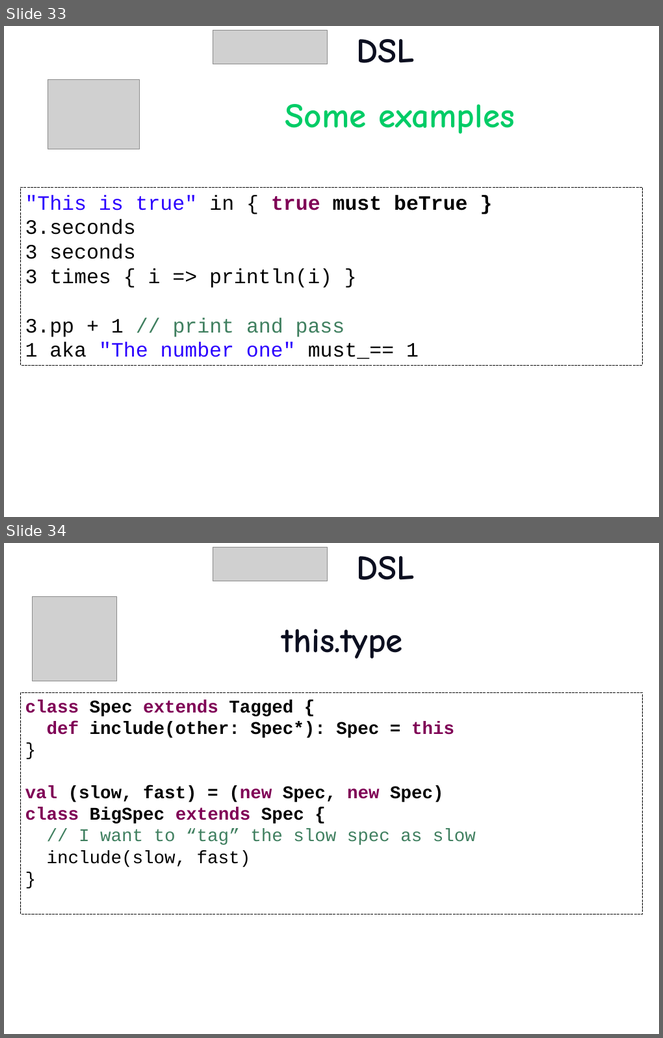
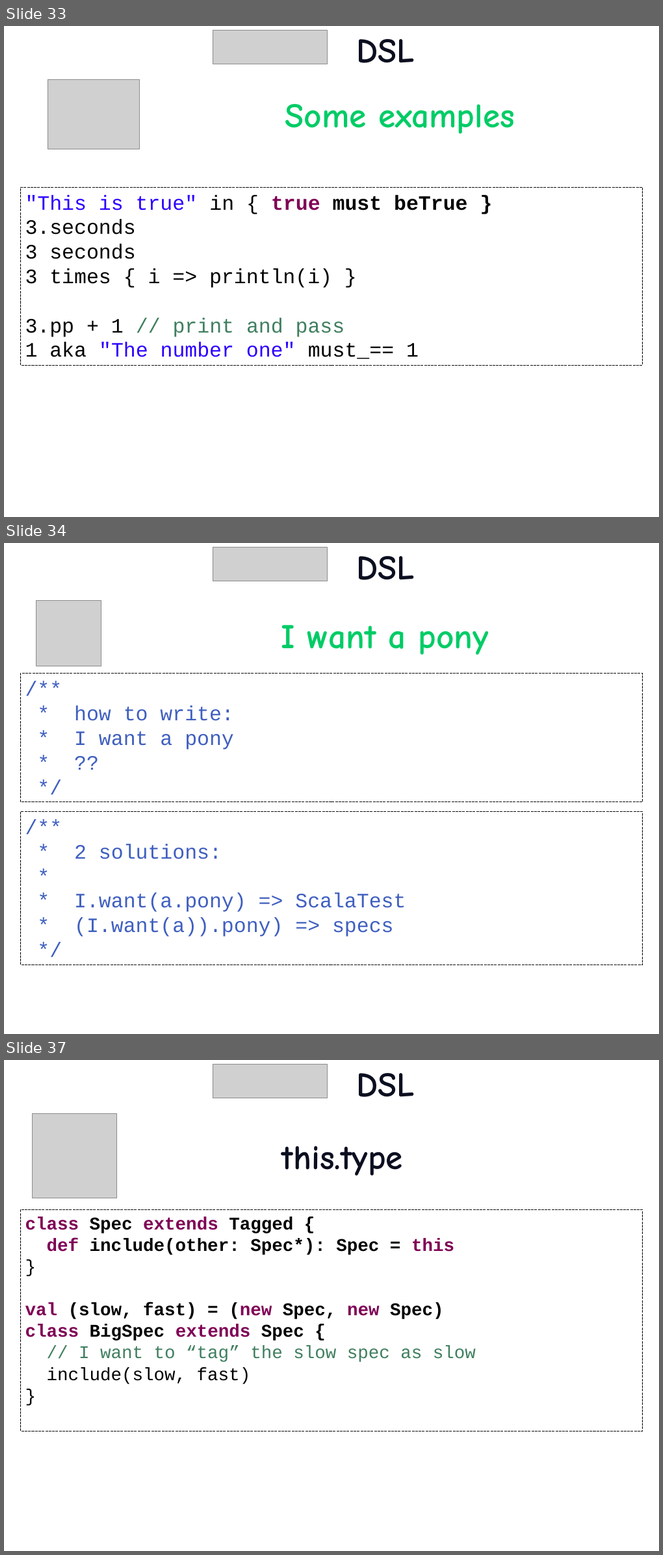
Before and after one commit to etorreborre/oscon-2010, a slide deck: src/main/resources/oscon_2010_specs.pptx. Shown one above the other, each under a label of ours: slides 33 and 34 before the commit, slides 33, 34 and 37 after it; the slides between them are not shown. The pictures are 663x1038 and 663x1555 pixels, drawn with LibreOffice and Linux fonts; fonts in the diff are those of the drawing; grey boxes stand for pictures; background and template pictures are left out. Boxes give left, top, right and bottom in pixels: in the first picture for what was removed or moved away, otherwise in the second. Text is boxed around its words. In the diff, an @@ line names an element or a change of style, - is before the commit and + after.

```diff
--- a/src/main/resources/oscon_2010_specs.pptx
+++ b/src/main/resources/oscon_2010_specs.pptx
@@ slide 34 added at (4, 543, 659, 1034), background picture (left out) @@
@@ picture added at (213, 547, 328, 581) @@
@@ title added at (357, 556, 415, 580), 54 pt, text #0C0F20, bold @@
+DSL
@@ picture added at (36, 601, 102, 666) @@
@@ text added at (281, 625, 489, 655), 54 pt, text #00CC66, bold @@
+I want a pony
@@ rectangle added at (21, 674, 642, 802), fill #FFFFFF, outline #000000 0.75 pt dashed, 32 pt, text #3F5FBF @@
+/**
+* how to write:
+* I want a pony
+* ??
+*/
@@ rectangle added at (21, 811, 642, 965), fill #FFFFFF, outline #000000 0.75 pt dashed, 32 pt, text #3F5FBF @@
+/**
+* 2 solutions:
+*
+* I.want(a.pony) => ScalaTest
+* (I.want(a)).pony) => specs
+*/
@@ what was slide 34 is now slide 37 @@
```
Also in this commit, not shown: 2 slides changed, 2 other slides added, 1 slide removed, 2 other files.
